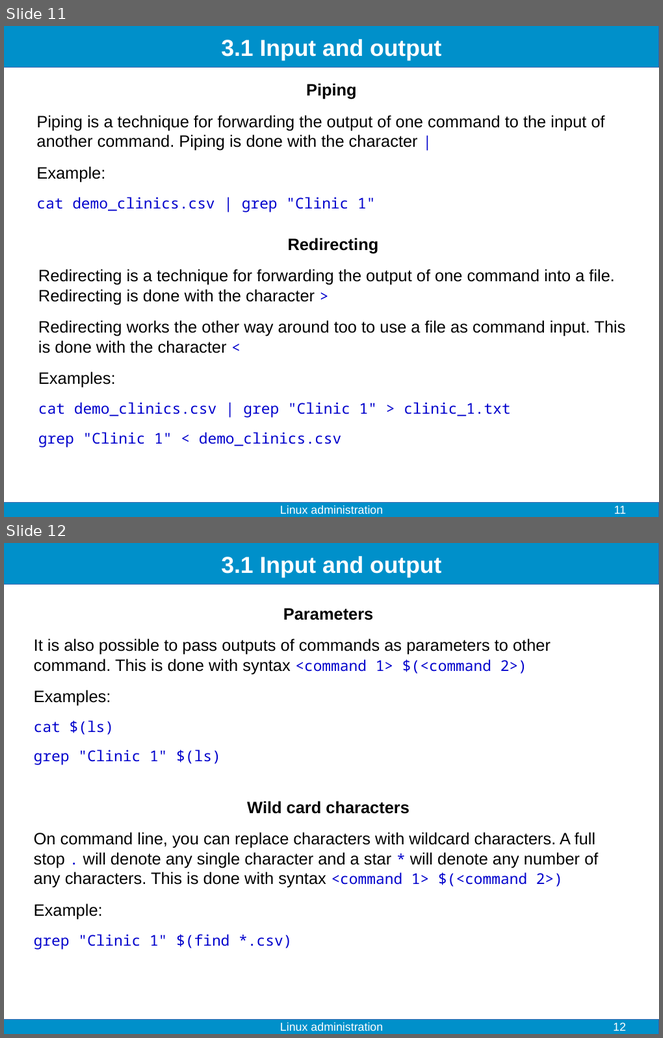
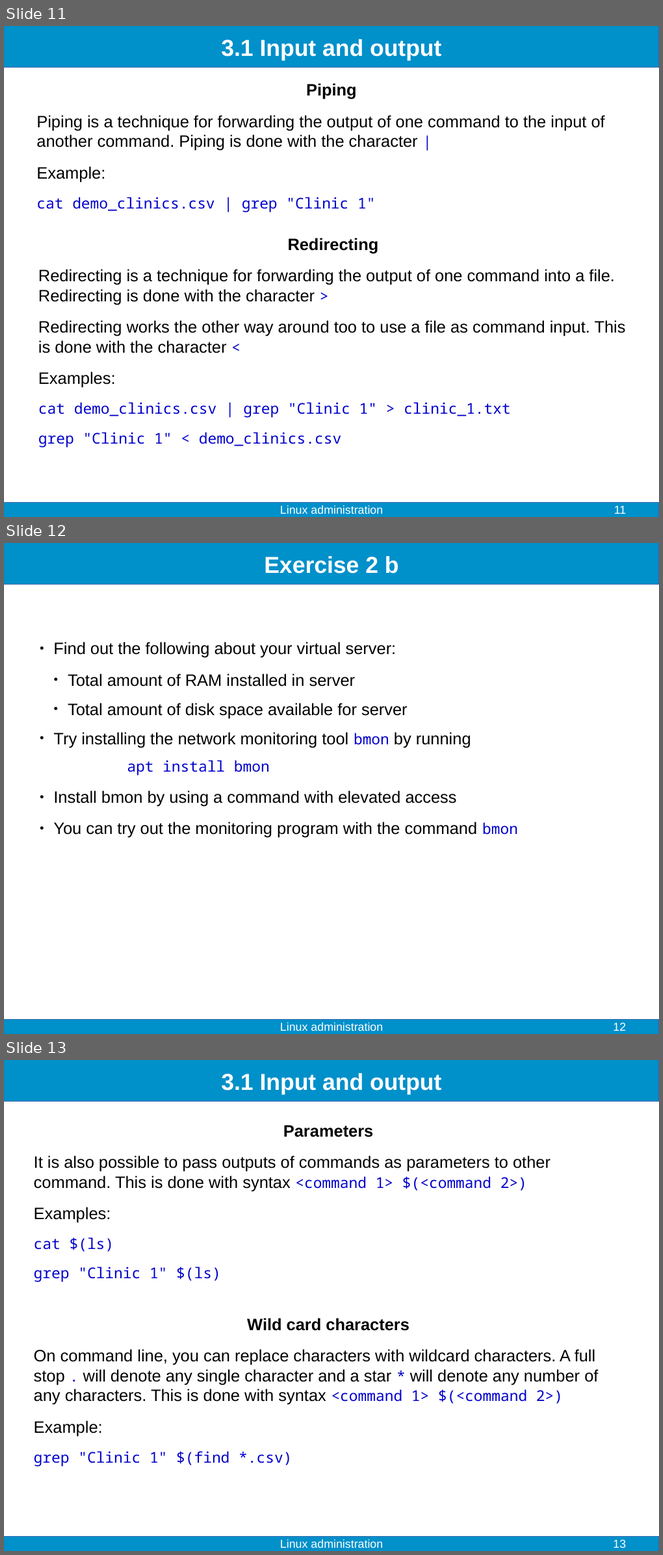
Before and after one commit to fjelltopp/training, a slide deck: linux_administration/linux_administration.odp. Shown one above the other, each under a label of ours: slides 11 and 12 before the commit, slides 11, 12 and 13 after it. The pictures are 663x1038 and 663x1555 pixels, drawn with LibreOffice and Linux fonts; fonts in the diff are those of the drawing. Boxes give left, top, right and bottom in pixels: in the first picture for what was removed or moved away, otherwise in the second. Text is boxed around its words. In the diff, an @@ line names an element or a change of style, - is before the commit and + after.

```diff
--- a/linux_administration/linux_administration.odp
+++ b/linux_administration/linux_administration.odp
@@ slide 12 added at (4, 543, 659, 1034), background #FFFFFF; not listed: 2 template elements that a slide beside it also shows @@
@@ title added at (264, 556, 399, 574), 28 pt, text #FFFFFF, bold @@
+Exercise 2 b
@@ text added at (53, 642, 518, 838), 20 pt, text #000000 @@
+● Find out the following about your virtual server:
+  ● Total amount of RAM installed in server
+  ● Total amount of disk space available for server
+● Try installing the network monitoring tool bmon by running
+apt install bmon
+● Install bmon by using a command with elevated access
+● You can try out the monitoring program with the command bmon
@@ text added at (280, 1023, 383, 1031), 14 pt, text #FFFFFF @@
+Linux administration
@@ page number added at (613, 1023, 626, 1031), 14 pt, text #FFFFFF @@
+12
@@ what was slide 12 is now slide 13 @@
@@ page number at (613, 1540, 626, 1548): text changed @@
-12
+13
```
Also in this commit, not shown: 5 slides changed.
